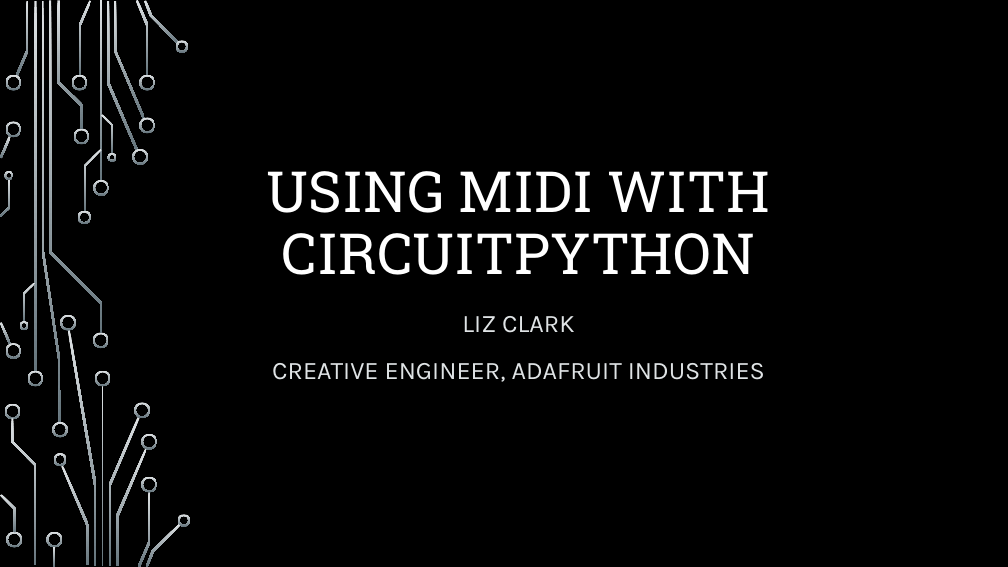
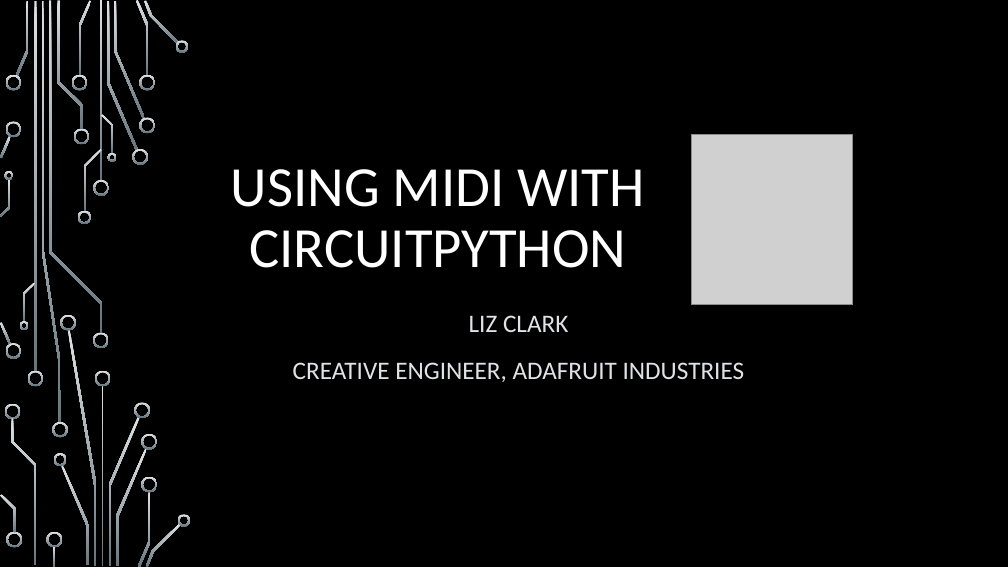
Before and after one commit to BlitzCityDIY/CircuitPython-Bluefruit-MIDI-Demos, a slide deck: slide 1 of Using MIDI with CircuitPython Slides.pptx. Drawn at 1008x567 pixels with LibreOffice and Linux fonts; fonts in the diff are those of the drawing; grey boxes stand for pictures; background and template pictures are left out. Boxes give left, top, right and bottom in pixels: in the first picture for what was removed or moved away, otherwise in the second. Text is boxed around its words. In the diff, an @@ line names an element or a change of style, - is before the commit and + after.

```diff
--- a/Using MIDI with CircuitPython Slides.pptx
+++ b/Using MIDI with CircuitPython Slides.pptx
@@ title "USING MIDI WITH CIRCUITPYTHON": place and size @@
-title "USING MIDI WITH CIRCUITPYTHON" at [267, 171, 770, 275]
+title "USING MIDI WITH CIRCUITPYTHON" at [231, 169, 645, 268]
@@ title "USING MIDI WITH CIRCUITPYTHON" at [231, 169, 645, 268]: font Roboto Slab to Calibri @@
@@ picture added at [692, 135, 853, 305] @@
@@ subtitle "LIZ CLARK" at [293, 315, 745, 382]: font Karla to Calibri @@
```
Also in this commit, not shown: 8 other slides changed, 2 other files.
